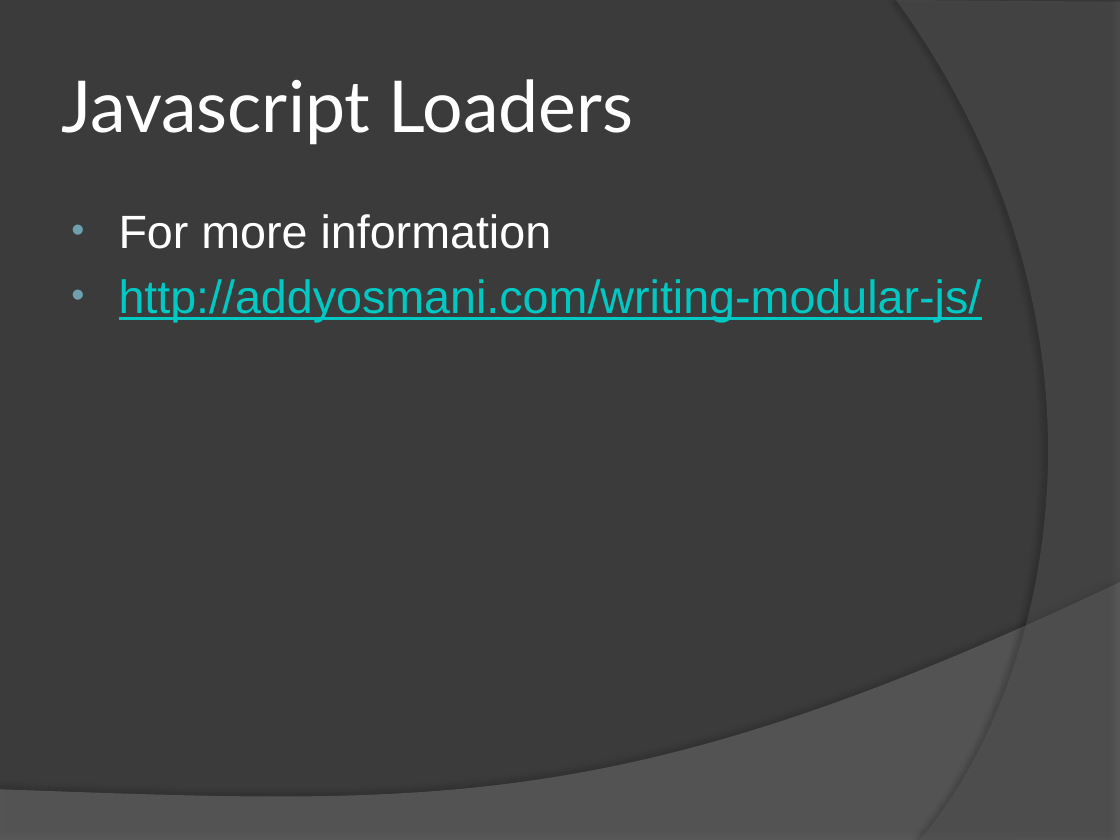
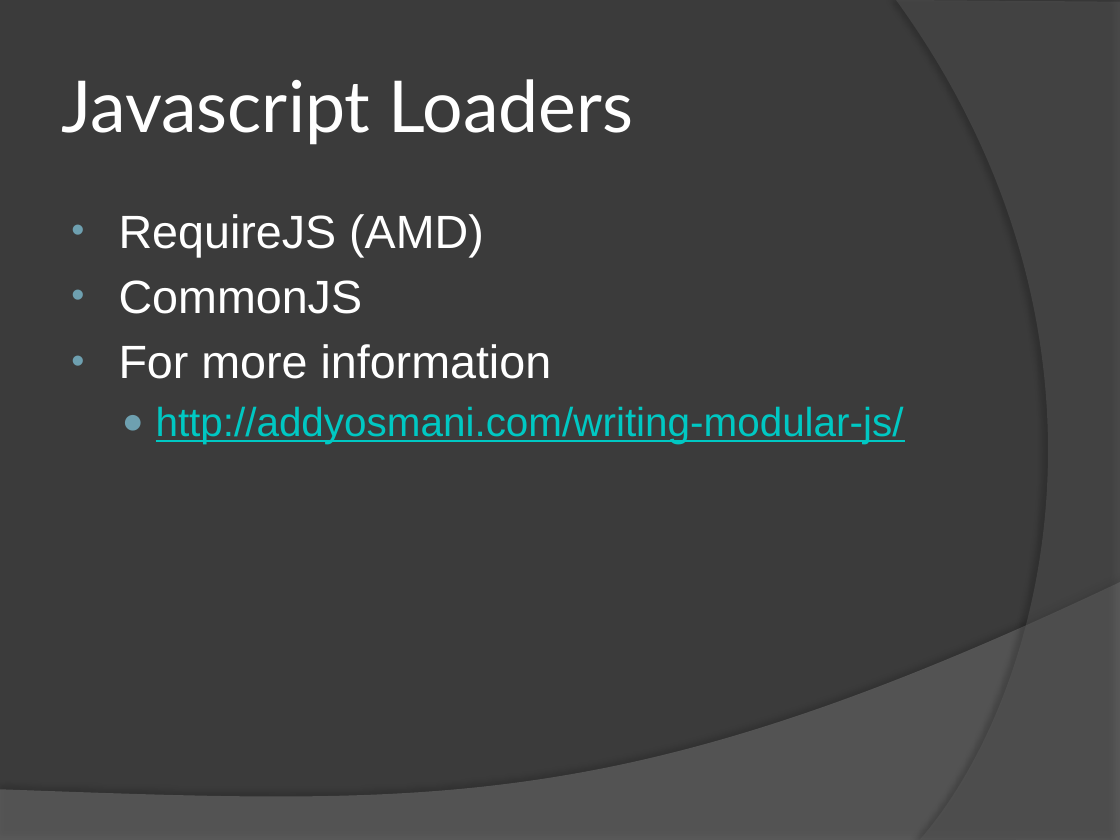
Before and after one commit to n3f/karma-jasmine-demo, a slide deck: slide 16 of Unit Testing Javascript.pptx (slide 17 before the commit). Drawn at 1120x840 pixels with LibreOffice and Linux fonts; fonts in the diff are those of the drawing. Boxes give left, top, right and bottom in pixels: in the first picture for what was removed or moved away, otherwise in the second. Text is boxed around its words. In the diff, an @@ line names an element or a change of style, - is before the commit and + after.

```diff
--- a/Unit Testing Javascript.pptx
+++ b/Unit Testing Javascript.pptx
@@ text at (119, 214, 484, 314): paragraphs added @@
+• RequireJS (AMD)
+• CommonJS
@@ text at (156, 406, 904, 444): size 30 to 26 pt in "http://addyosmani.com/writing-modular-js/"; bullet • to ●; list level 1 to 2 in "http://addyosmani.com/writing-modular-js/" @@
```
Also in this commit, not shown: 4 other slides changed, 1 slide added.
